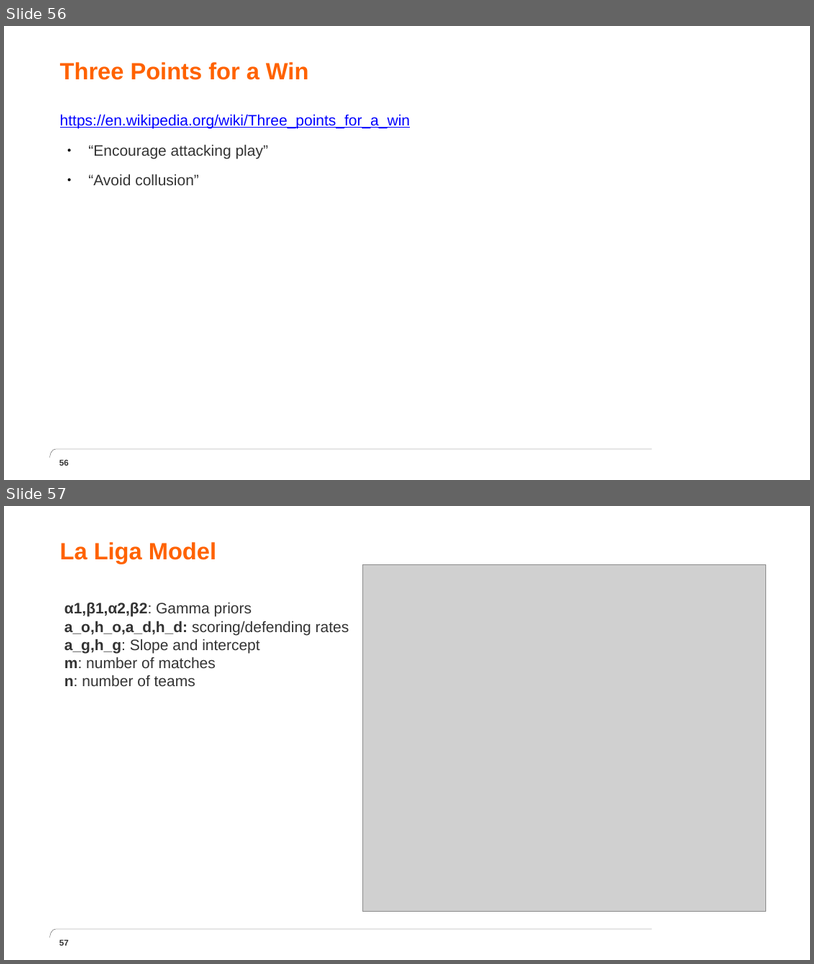
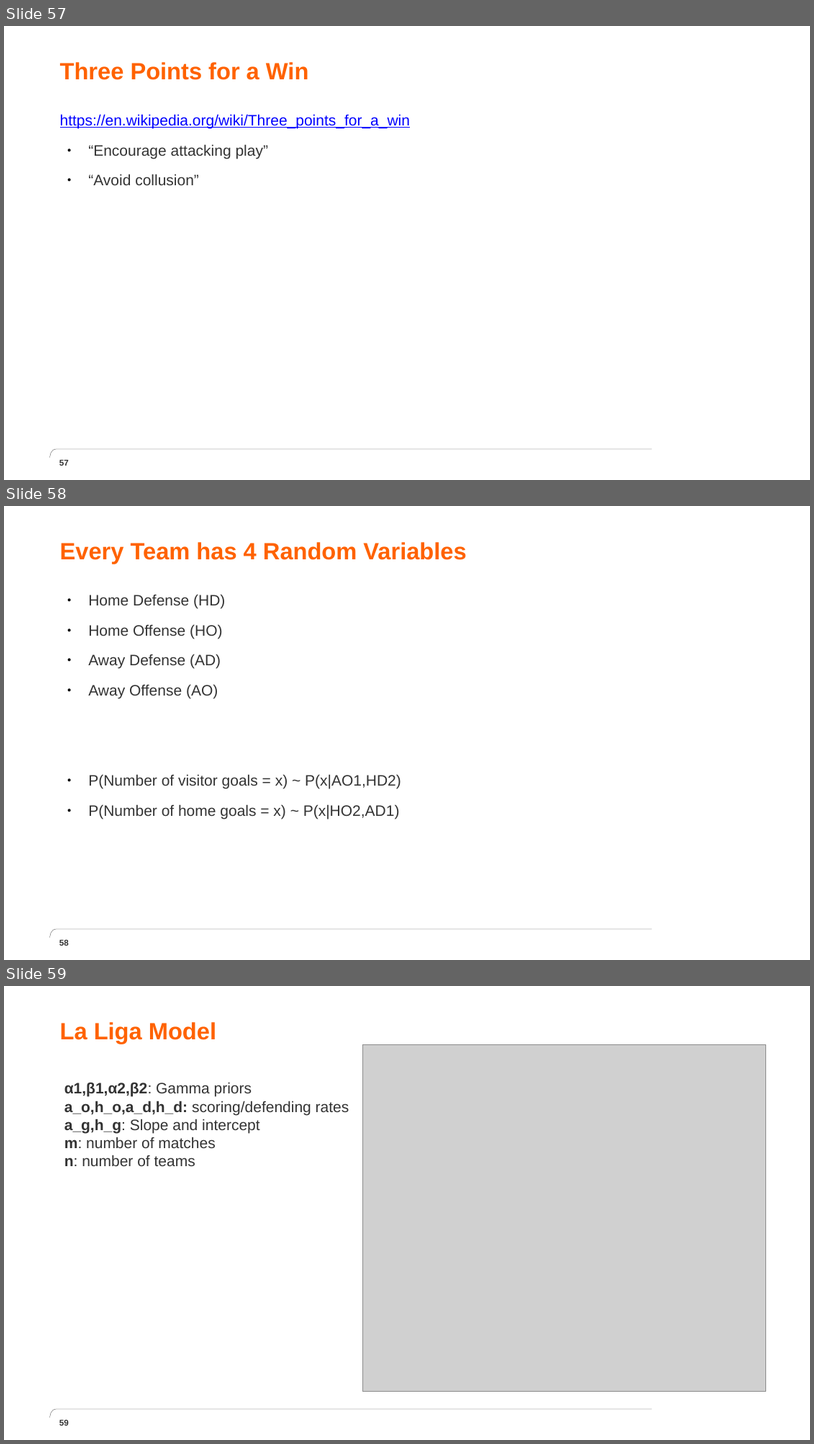
Before and after one commit to nawarhalabi/graphical_modeling, a slide deck: presentation.pptx. Shown one above the other, each under a label of ours: slides 56 and 57 before the commit, slides 57, 58 and 59 after it. The pictures are 814x964 and 814x1444 pixels, drawn with LibreOffice and Linux fonts; fonts in the diff are those of the drawing; grey boxes stand for pictures; background and template pictures are left out. Boxes give left, top, right and bottom in pixels: in the first picture for what was removed or moved away, otherwise in the second. Text is boxed around its words. In the diff, an @@ line names an element or a change of style, - is before the commit and + after.

```diff
--- a/presentation.pptx
+++ b/presentation.pptx
@@ slide 58 added at (4,506,810,960), background #FFFFFF; not listed: 2 template elements that a slide beside it also shows @@
@@ text added at (60,542,466,564), 28 pt, text #FF6200, bold @@
+Every Team has 4 Random Variables
@@ text added at (88,594,401,819), 18 pt, text #333333 @@
+● Home Defense (HD)
+● Home Offense (HO)
+● Away Defense (AD)
+● Away Offense (AO)
+● P(Number of visitor goals = x) ~ P(x|AO1,HD2)
+● P(Number of home goals = x) ~ P(x|HO2,AD1)
@@ page number added at (59,939,69,945), 10 pt, text #333333, bold @@
+58
@@ what was slide 56 is now slide 57 @@
@@ page number at (59,459,69,465): text changed @@
-56
+57
@@ what was slide 57 is now slide 59 @@
@@ page number at (59,1419,69,1425): text changed @@
-57
+59
```
Also in this commit, not shown: 8 slides changed, 1 other slide added, 1 other file.
